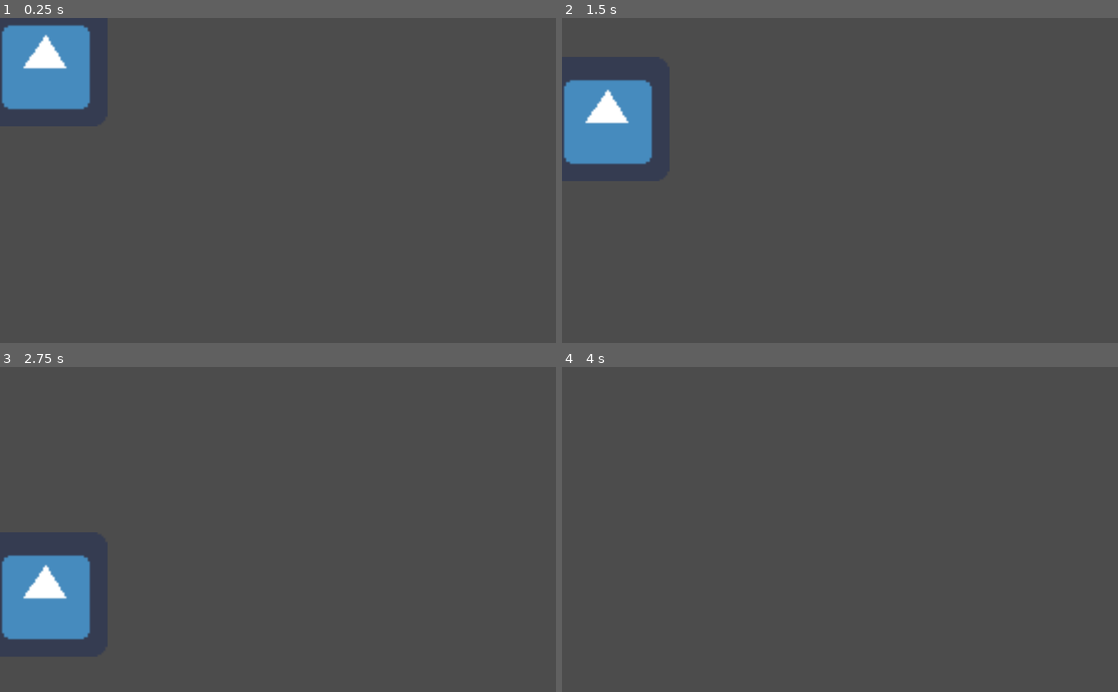
Above: before the commit, frames 1-4 (two rows, left to right).
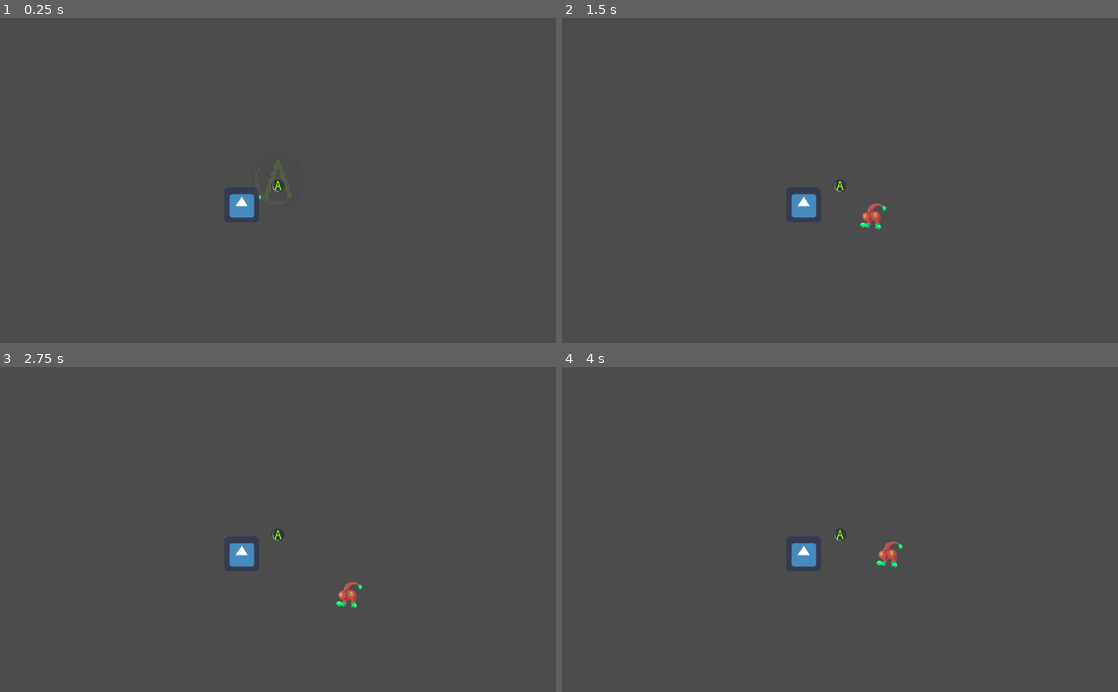
Above: after the commit, the same moments.

Repository: itsyoyolee/controller_simulator
Game: Godot game, scene res://scene/controller.tscn
The game is run twice, just before and just after one commit, with the same random seed, the same clock (stepped at 60 frames per second) and the same inputs. The project has no main scene, so this scene is started directly. The engine's default icon, where the game draws it, is replaced by a stand-in: a white triangle on a blue panel in a dark square.
Inputs:
- Up to frame 1 (0.25 s): no input
- Up to frame 2 (1.5 s): hold Right (ui_right) 0.53-1.28 s; hold Space (ui_select) 0.53-1.28 s; hold Down (ui_down) from 1.28 s (still down); tap Space (ui_select) at 1.35 s
- Up to frame 3 (2.75 s): tap Space (ui_select) at 1.52, 1.82 s; release Down (ui_down) at 2.03 s; hold Right (ui_right) from 2.03 s (still down); hold Space (ui_select) from 2.03 s (still down)
- Up to frame 4 (4 s): release Right (ui_right) at 2.78 s; release Space (ui_select) at 2.78 s; hold Up (ui_up) 2.78-3.53 s; tap Space (ui_select) at 2.85, 3.02, 3.32 s; hold Left (ui_left) from 3.53 s (still down); hold Space (ui_select) from 3.53 s (still down)

The runs differ from the first frame. In frame 1, 4.5% of the frame differs, in the area x 0-51%, y 2-62%; in frame 2, 4.7%; in frame 3, 4.7%, in the area x 0-66%, y 50-84%; in frame 4, 0.5%.

Commit message:
controller and button test

Diff:
--- a/Script/button.gd
+++ b/Script/button.gd
@@ -3,7 +3,7 @@
 # class member variables go here, for example:
 # var a = 2
 # var b = "textvar"
-export var buttonType = "int"
+export var buttonType = "normal"
 var timer = 0
 var enable = true
 var dir = "" #L R U D
@@ -14,9 +14,10 @@
 	pass
 
 func _process(delta):
-	pressDetect()
+
 	#是否被人類按下去 開始計時&特效
 	if(enable):
+		pressDetect()
 		timer += 1
 		$Sprite.offset.y = 10
 		$anim.scale *= Vector2(1.1, 1.1)
@@ -30,11 +31,11 @@
 
 func pressDetect(): #是否被小精靈推回去
 	if(buttonType == "normal"):
-		if($area.overlaps_body(get_node("../player/body"))):
-			if(Input.is_action_pressed("ui_select")):
+		if($area.overlaps_body(get_node("../../player/body"))):
+			if(Input.is_action_just_pressed("ui_select")):
 				enable = false
 	elif(buttonType == "mushroom"):
-		if($area.overlaps_body(get_node("../player/body"))):
+		if($area.overlaps_body(get_node("../../player/body"))):
 			if(get_node("../player").catch(dir)):
 				enable = false
 	pass
--- a/Script/player.gd
+++ b/Script/player.gd
@@ -1,5 +1,5 @@
 extends Node2D
-const SPEED=1.0
+const SPEED=100.0
 
 func _ready():
 	# Called every time the node is added to the scene.
@@ -12,13 +12,13 @@
 
 func Move():
 	if(Input.is_action_pressed("ui_left")):
-		move_and_slide(Vector2(-1,0)*SPEED)
+		$body.move_and_slide(Vector2(-1,0)*SPEED)
 	elif(Input.is_action_pressed("ui_right")):
-		move_and_slide(Vector2(1,0)*SPEED)
+		$body.move_and_slide(Vector2(1,0)*SPEED)
 	elif(Input.is_action_pressed("ui_up")):
-		move_and_slide(Vector2(0,-1)*SPEED)
+		$body.move_and_slide(Vector2(0,-1)*SPEED)
 	elif(Input.is_action_pressed("ui_down")):
-		move_and_slide(Vector2(0,1)*SPEED)
+		$body.move_and_slide(Vector2(0,1)*SPEED)
 	pass
 
 #得到 蘑菇頭的方向 並判斷使用者的輸入 並回傳結果
--- a/scene/button.tscn
+++ b/scene/button.tscn
@@ -11,7 +11,7 @@
 [node name="button" type="Node2D" index="0"]
 
 script = ExtResource( 1 )
-buttonType = "int"
+buttonType = "normal"
 
 [node name="anim" type="Sprite" parent="." index="0"]
 
--- a/scene/controller.tscn
+++ b/scene/controller.tscn
@@ -1,19 +1,30 @@
-[gd_scene load_steps=3 format=2]
+[gd_scene load_steps=6 format=2]
 
 [ext_resource path="res://Script/controller.gd" type="Script" id=1]
-[ext_resource path="res://icon.png" type="Texture" id=2]
+[ext_resource path="res://scene/player.tscn" type="PackedScene" id=2]
+[ext_resource path="res://icon.png" type="Texture" id=3]
+[ext_resource path="res://scene/button.tscn" type="PackedScene" id=4]
+
+[sub_resource type="RectangleShape2D" id=1]
+
+custom_solver_bias = 0.0
+extents = Vector2( 29.4019, 30.6161 )
 
 [node name="Node2D" type="Node2D" index="0"]
 
 script = ExtResource( 1 )
 _sections_unfolded = [ "Transform" ]
 
-[node name="RigidBody2D" type="RigidBody2D" parent="." index="0"]
+[node name="player" parent="." index="0" instance=ExtResource( 2 )]
+
+position = Vector2( 11.8584, 0.527031 )
+
+[node name="RigidBody2D" type="RigidBody2D" parent="." index="1"]
 
 input_pickable = false
 collision_layer = 1
 collision_mask = 1
-mode = 0
+mode = 1
 mass = 1.0
 friction = 1.0
 bounce = 0.0
@@ -29,10 +40,26 @@
 angular_velocity = 0.0
 angular_damp = -1.0
 
-[node name="CollisionShape2D" type="CollisionShape2D" parent="RigidBody2D" index="0"]
+[node name="Sprite" type="Sprite" parent="RigidBody2D" index="0"]
 
-[node name="Sprite" type="Sprite" parent="RigidBody2D" index="1"]
+texture = ExtResource( 3 )
+_sections_unfolded = [ "Transform", "Z Index" ]
+__meta__ = {
+"_edit_group_": true
+}
 
-position = Vector2( 82.8034, 82.8034 )
-scale = Vector2( 3.58761, 3.58761 )
-texture = ExtResource( 2 )
+[node name="CollisionShape2D" type="CollisionShape2D" parent="RigidBody2D" index="1"]
+
+shape = SubResource( 1 )
+_sections_unfolded = [ "Transform" ]
+__meta__ = {
+"_edit_group_": true
+}
+
+[node name="button" parent="RigidBody2D" index="2" instance=ExtResource( 4 )]
+
+editor/display_folded = true
+position = Vector2( 67.0225, -45.3317 )
+
+
+[editable path="RigidBody2D/button"]
--- a/scene/player.tscn
+++ b/scene/player.tscn
@@ -13,11 +13,24 @@
 script = ExtResource( 1 )
 _sections_unfolded = [ "Transform" ]
 
-[node name="Sprite" type="Sprite" parent="." index="0"]
+[node name="body" type="KinematicBody2D" parent="." index="0"]
+
+input_pickable = false
+collision_layer = 1
+collision_mask = 1
+collision/safe_margin = 0.08
+
+[node name="CollisionShape2D" type="CollisionShape2D" parent="body" index="0"]
+
+position = Vector2( 0.594414, -0.567699 )
+scale = Vector2( 2.60403, 2.50551 )
+shape = SubResource( 1 )
+
+[node name="Sprite" type="Sprite" parent="body" index="1"]
 
 texture = ExtResource( 2 )
 
-[node name="AnimationPlayer" type="AnimationPlayer" parent="." index="1"]
+[node name="Anim" type="AnimationPlayer" parent="body" index="2"]
 
 root_node = NodePath("..")
 autoplay = ""
@@ -25,16 +38,3 @@
 playback_default_blend_time = 0.0
 playback_speed = 1.0
 blend_times = [  ]
-
-[node name="KinematicBody2D" type="KinematicBody2D" parent="." index="2"]
-
-input_pickable = false
-collision_layer = 1
-collision_mask = 1
-collision/safe_margin = 0.08
-
-[node name="CollisionShape2D" type="CollisionShape2D" parent="KinematicBody2D" index="0"]
-
-position = Vector2( 0.594414, -0.567699 )
-scale = Vector2( 2.60403, 2.50551 )
-shape = SubResource( 1 )
